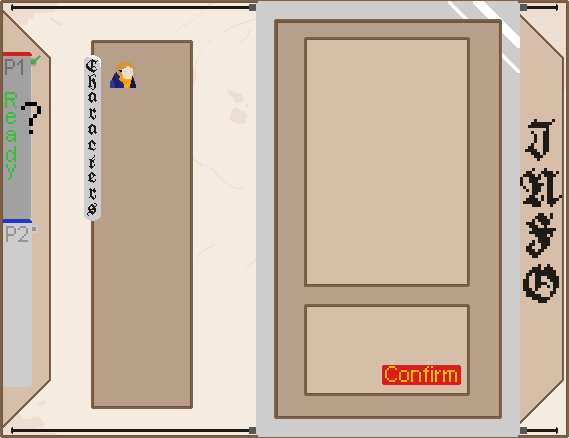
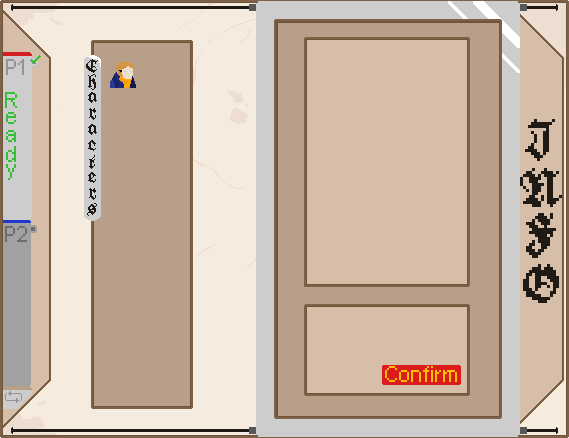
Comparing the layer stacks of the two 569 × 438 images. Changes:
added layer "role change" in group "player buttons" over bbox(3, 386, 32, 409)
hid "?" over bbox(21, 102, 41, 134)
hid "p2" over bbox(3, 56, 38, 387)
